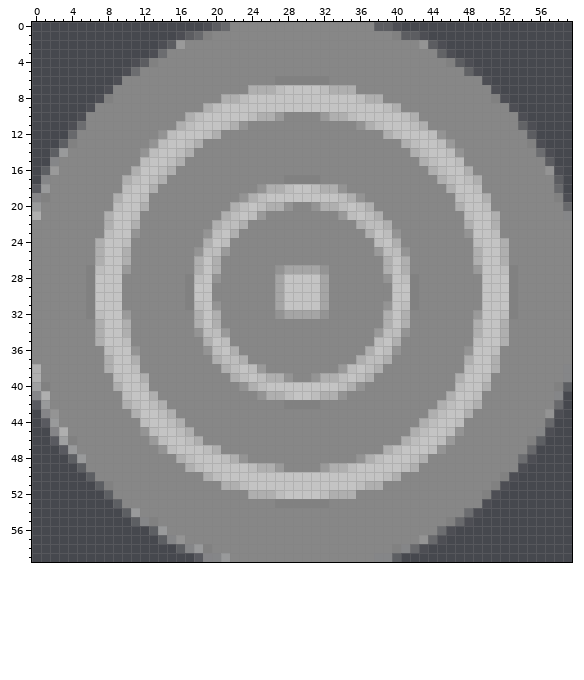
Edited in one commit: pixel-art sprite (src/assets/board/white_pawn.png). This is how it looked before the edit.
The file is 60x60 pixels. Colours within 5 levels of each other are drawn and written as one.
Now the later version:
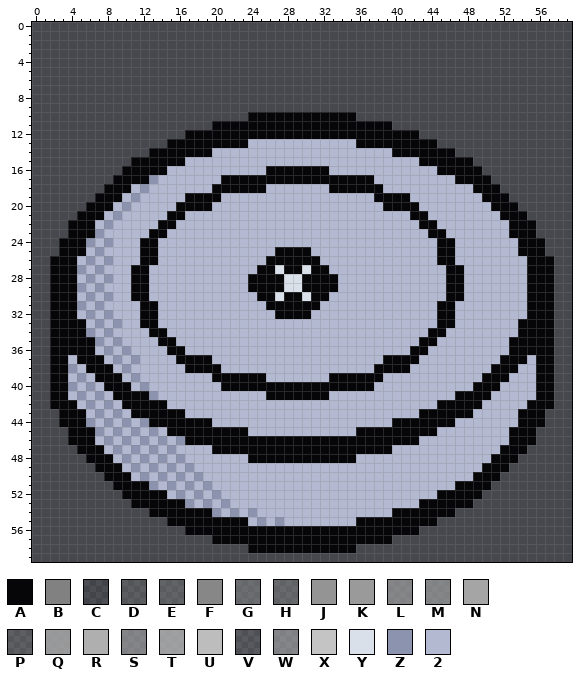
Palette (. is transparent): A #060608  B #818181  C #8787871a  D #87878756  E #8787876c  F #878787  G #91919182  H #9494946f  J #949494  K #9a9a9a  L #9f9f9fb5  M #a5a5a5aa  N #a5a5a5  P #a9a9a93c  Q #a9a9a9d7  R #afafaf  S #b8b8b88c  T #b8b8b8c8  U #bdbdbd  V #c4c4c426  W #c4c4c47f  X #c4c4c4  Y #dae0ea  Z #8b93af  2 #b3b9d1
Difference:
Changed rows in their new state; - is an unchanged pixel.
first column x 0:
 0 -------------------......................-------------------
 1 ----------------............................----------------
 2 --------------................................--------------
 3 -------------..................................-------------
 4 -----------......................................-----------
 5 ----------........................................----------
 6 ---------..........................................---------
 7 --------............................................--------
 8 -------..............................................-------
 9 ------................................................------
10 -----...................AAAAAAAAAAAA...................-----
11 ----................AAAAAAAAAAAAAAAAAAAA................----
12 ----.............AAAAAAAAAAAAAAAAAAAAAAAAAA.............----
13 ---............AAAAAAAAA222222222222AAAAAAAAA............---
14 --...........AAAAAAA22222222222222222222AAAAAAA...........--
15 --.........AAAAAA22222222222222222222222222AAAAAA.........--
16 -.........AAAAA22222222222AAAAAAA222222222222AAAAA.........-
17 -........AAAAZ2222222AAAAAAAAAAAAAAAAA222222222AAAA........-
18 ........AAA2Z2222222AAAAAA2222222AAAAAA2222222222AAA.......-
19 .......AAA2Z22222AAAA22222222222222222AAAA22222222AAA.......
20 ......AAA2Z22222AAAA2222222222222222222AAAA22222222AAA......
21 .....AAA2Z22222AA2222222222222222222222222AA22222222AAA.....
22 ....AAA2Z22222AA222222222222222222222222222AA22222222AAA....
23 ....AAAZ22222AA22222222222222222222222222222AA2222222AAA....
24 ...AAAZ2Z222AA2222222222222222222222222222222AA2222222AAA...
25 ...AAA2Z2222AA2222222222222AAAA22222222222222AA2222222AAA...
26 ..AAA2Z2Z222AA222222222222AAAAAA2222222222222AA22222222AAA..
27 ..AAAZ2Z222AA222222222222AAYAAYAA2222222222222AA2222222AAA..
28 ..AAA2Z2Z22AA22222222222AAAAYYAAAA222222222222AA2222222AAA..
29 ..AAAZ2Z222AA22222222222AAAAYYAAAA222222222222AA2222222AAA..
30 ..AAA2Z2Z22AA222222222222AAYAAYAA2222222222222AA2222222AAA..
31 ..AAAZ2Z2222AA222222222222AAAAAA2222222222222AA22222222AAA..
32 ..AAA2Z2Z222AA2222222222222AAAA22222222222222AA22222222AAA..
33 ..AAAA2Z2Z22AA2222222222222222222222222222222AA2222222AAAA..
34 ..AAAAZ2Z2222AA22222222222222222222222222222AA22222222AAAA..
35 ..AAAAAZ2Z2222AA222222222222222222222222222AA22222222AAAAA..
36 ..AAAAA2Z2Z2222AA2222222222222222222222222AA222222222AAAAA..
37 ..AA2AAA2Z2Z2222AAAA2222222222222222222AAAA222222222AAA2AA..
38 ..AAZ2AAA2Z222222AAAA22222222222222222AAAA222222222AAA22AA..
39 ..AA2Z2AAA2Z22222222AAAAAA2222222AAAAAA22222222222AAA222AA..
40 ..AAZ2Z2AAA2Z22222222AAAAAAAAAAAAAAAAA22222222222AAA2222AA..
41 ..AA2Z2Z2AAAAZ222222222222AAAAAAA22222222222222AAAA22222AA.-
42 ..AAA2Z2Z2AAAAA222222222222222222222222222222AAAAA22222AAA.-
43 -..AAA2Z2Z2AAAAAA22222222222222222222222222AAAAAA22222AAA..-
44 -..AAAZ2Z2Z2ZAAAAAAA22222222222222222222AAAAAAA2222222AAA.--
45 --..AAAZ2Z2Z2Z2AAAAAAAAA222222222222AAAAAAAAA22222222AAA..--
46 --..AAA2Z2Z2Z2Z2ZAAAAAAAAAAAAAAAAAAAAAAAAAA2222222222AAA.---
47 ---..AAA2Z2Z2Z2Z2222AAAAAAAAAAAAAAAAAAAA222222222222AAA.----
48 ----..AAA2Z2Z2Z2Z2222222AAAAAAAAAAAA222222222222222AAA..----
49 -----..AAA2Z2Z2Z2Z22222222222222222222222222222222AAA..-----
50 ------..AAA2Z2Z2Z2Z222222222222222222222222222222AAA..------
51 -------..AAAAZ2Z2Z2Z222222222222222222222222222AAAA..-------
52 --------..AAAAA2Z2Z2Z222222222222222222222222AAAAA..--------
53 ---------..AAAAAAZ2Z2Z222222222222222222222AAAAAA..---------
54 ----------...AAAAAAAZ2Z2Z222222222222222AAAAAAA...----------
55 -----------....AAAAAAAAA2Z2Z22222222AAAAAAAAA....-----------
56 -------------....AAAAAAAAAAAAAAAAAAAAAAAAAA....-------------
57 --------------......AAAAAAAAAAAAAAAAAAAA......--------------
58 ----------------........AAAAAAAAAAAA........----------------
59 ------------------.......................-------------------
